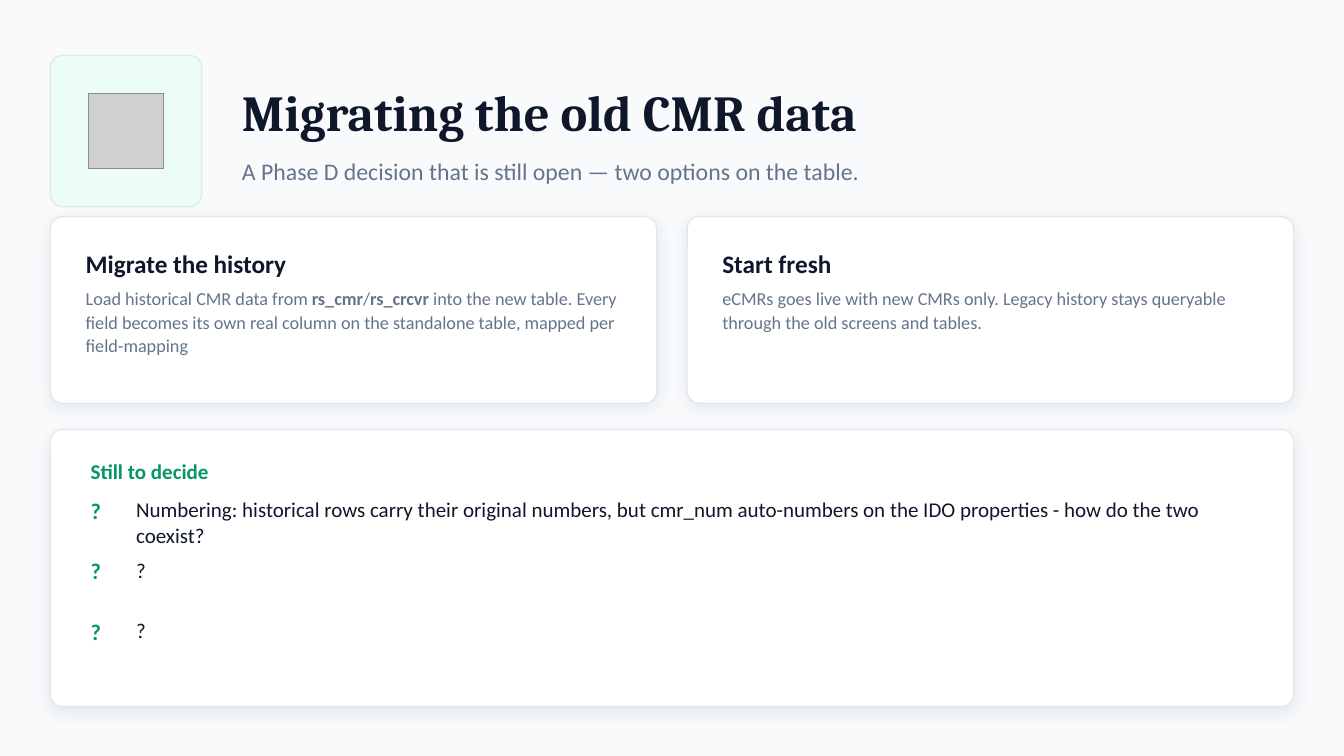
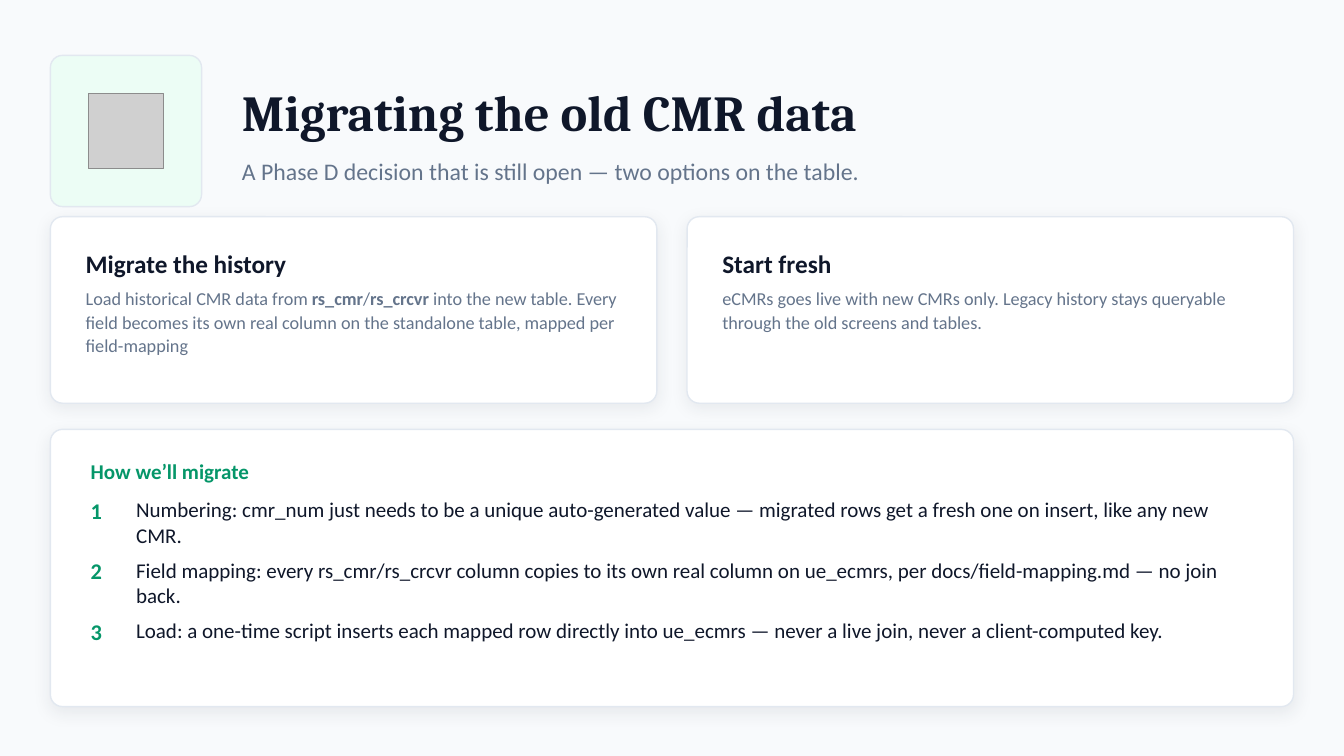
Before and after one commit to Enflite/eCMRs, a slide deck: slide 9 of docs/presentations/eCMRs_plan.pptx. Drawn at 1344x756 pixels with LibreOffice and Linux fonts; fonts in the diff are those of the drawing; grey boxes stand for pictures. Boxes give left, top, right and bottom in pixels: in the first picture for what was removed or moved away, otherwise in the second. Text is boxed around its words. In the diff, an @@ line names an element or a change of style, - is before the commit and + after.

```diff
--- a/docs/presentations/eCMRs_plan.pptx
+++ b/docs/presentations/eCMRs_plan.pptx
@@ text at [91, 464, 249, 483]: text changed @@
-Still to decide
+How we’ll migrate
@@ text at [91, 504, 102, 519]: text changed @@
-?
+1
@@ text at [136, 502, 1208, 543]: text changed @@
-Numbering: historical rows carry their original numbers, but cmr_num auto-numbers on the IDO properties - how do the two coexist?
+Numbering: cmr_num just needs to be a unique auto-generated value — migrated rows get a fresh one on insert, like any new CMR.
@@ text at [91, 564, 102, 579]: text changed @@
-?
+2
@@ text at [136, 563, 1217, 603]: text changed @@
-?
+Field mapping: every rs_cmr/rs_crcvr column copies to its own real column on ue_ecmrs, per docs/field-mapping.md — no join back.
@@ text at [91, 625, 102, 640]: text changed @@
-?
+3
@@ text at [136, 623, 1163, 642]: text changed @@
-?
+Load: a one-time script inserts each mapped row directly into ue_ecmrs — never a live join, never a client-computed key.
```
Also in this commit, not shown: 1 other slide changed, 2 other files.
